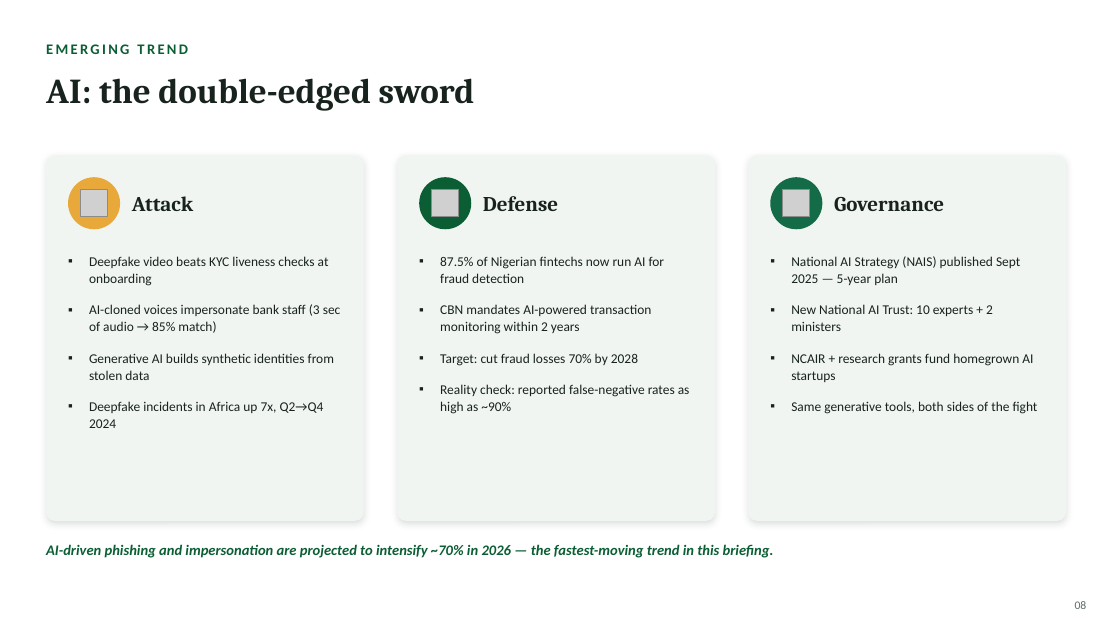
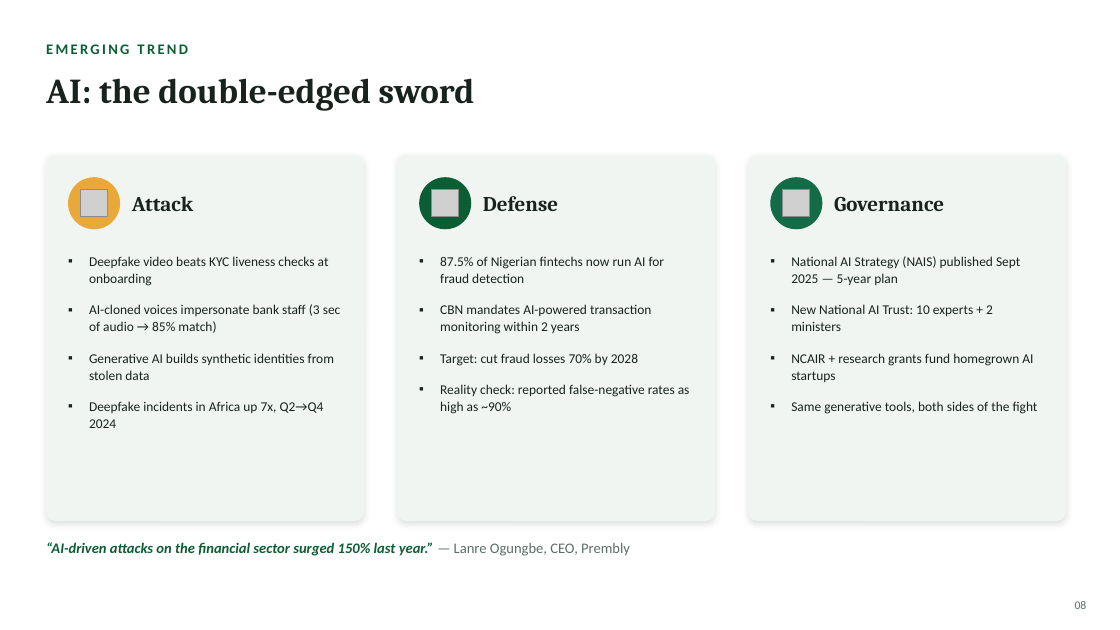
Before and after one commit to ahakelechi/kayceebanks, a slide deck: slide 8 of Cybersecurity_Trends_in_Nigeria.pptx. Drawn at 1120x630 pixels with LibreOffice and Linux fonts; fonts in the diff are those of the drawing; grey boxes stand for pictures. Boxes give left, top, right and bottom in pixels: in the first picture for what was removed or moved away, otherwise in the second. Text is boxed around its words. In the diff, an @@ line names an element or a change of style, - is before the commit and + after.

```diff
--- a/Cybersecurity_Trends_in_Nigeria.pptx
+++ b/Cybersecurity_Trends_in_Nigeria.pptx
@@ text at (46,542,630,556): text changed @@
-AI-driven phishing and impersonation are projected to intensify ~70% in 2026 — the fastest-moving trend in this briefing.
+“AI-driven attacks on the financial sector surged 150% last year.” — Lanre Ogungbe, CEO, Prembly
```
Also in this commit, not shown: 3 other slides changed.
